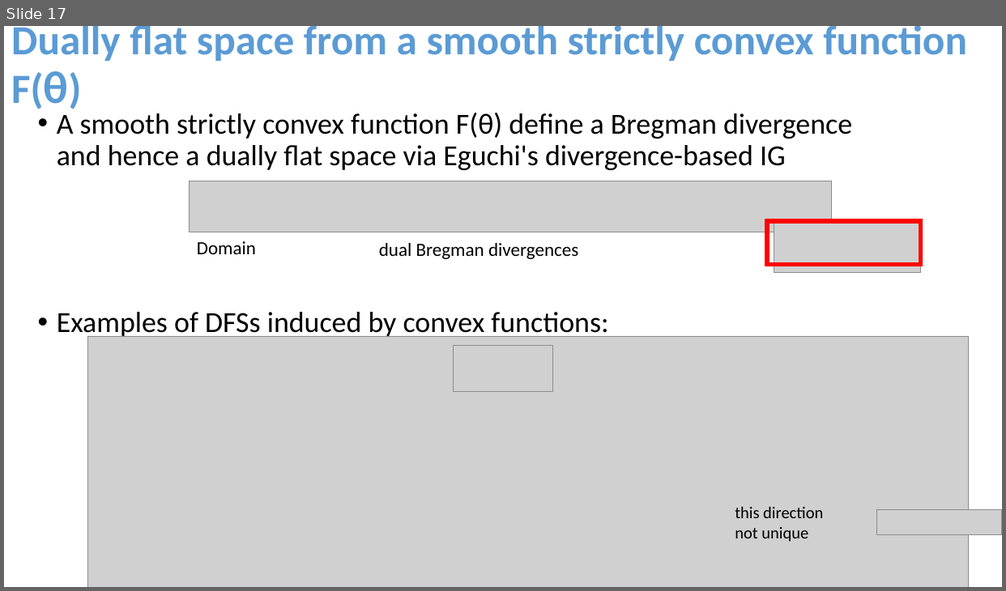
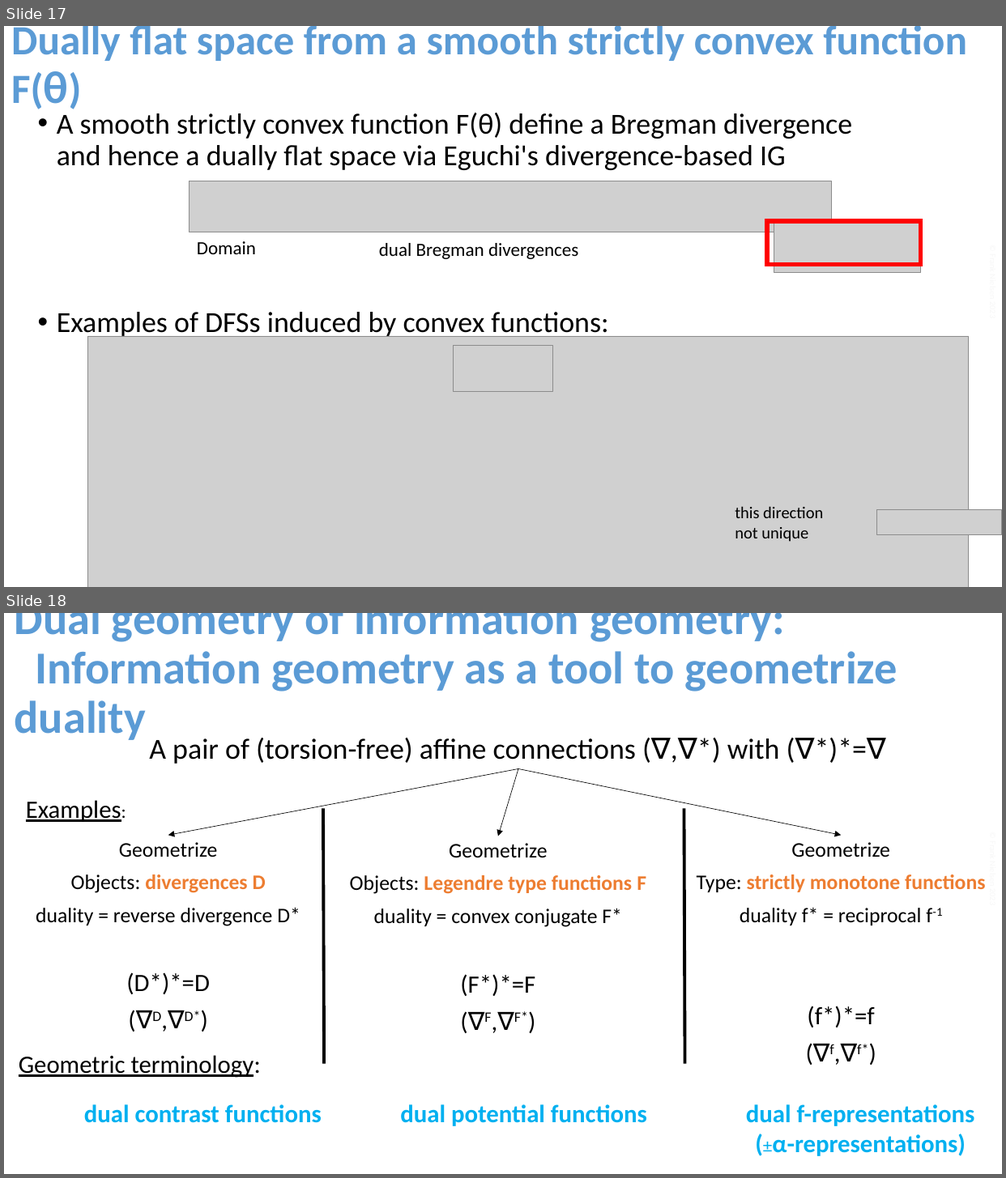
Before and after one commit to FrankNielsen/FrankNielsen.github.io, a slide deck: PPTX/DualGeometryIG-Short.pptx. Shown one above the other, each under a label of ours: slide 17 before the commit, slides 17 and 18 after it. The pictures are 1006x591 and 1006x1178 pixels, drawn with LibreOffice and Linux fonts; fonts in the diff are those of the drawing; grey boxes stand for pictures. Boxes give left, top, right and bottom in pixels: in the first picture for what was removed or moved away, otherwise in the second. Text is boxed around its words. In the diff, an @@ line names an element or a change of style, - is before the commit and + after.

```diff
--- a/PPTX/DualGeometryIG-Short.pptx
+++ b/PPTX/DualGeometryIG-Short.pptx
@@ slide 18 added at <box>4,613,1002,1174</box>, background #FFFFFF @@
@@ title added at <box>15,613,897,740</box>, 44 pt, text #5B9BD5, bold @@
+Dual geometry of information geometry:
+Information geometry as a tool to geometrize duality
@@ text added at <box>149,738,780,764</box>, 28 pt, text #000000 @@
+A pair of (torsion-free) affine connections (∇,∇*) with (∇*)*=∇
@@ arrow added from (518, 769) to (168, 835), #000000 0.5 pt @@
@@ arrow added from (518, 769) to (498, 836), #000000 0.5 pt @@
@@ arrow added from (518, 769) to (841, 835), #000000 0.5 pt @@
@@ text added at <box>26,800,121,822</box>, 24 pt, text #000000, underline @@
+Examples:
@@ line added from (323, 808) to (325, 1063), #000000 3 pt @@
@@ line added from (684, 808) to (685, 1063), #000000 3 pt @@
@@ text added at <box>350,843,646,1022</box>, 20 pt, text #000000 @@
+Geometrize
+Objects: Legendre type functions F
+duality = convex conjugate F*
+(F*)*=F
+(∇F,∇F*)
@@ text added at <box>697,842,985,1054</box>, 20 pt, text #000000 @@
+Geometrize
+Type: strictly monotone functions
+duality f* = reciprocal f-1
+(f*)*=f
+(∇f,∇f*)
@@ text added at <box>36,875,300,1021</box>, 20 pt, text #000000 @@
+Geometrize
+Objects: divergences D
+duality = reverse divergence D*
+(D*)*=D
+(∇D,∇D*)
@@ text added at <box>19,1055,261,1078</box>, 24 pt, text #000000, underline @@
+Geometric terminology:
@@ text added at <box>84,1105,322,1123</box>, 24 pt, text #00B0F0, bold @@
+dual contrast functions
@@ text added at <box>400,1105,647,1127</box>, 24 pt, text #00B0F0, bold @@
+dual potential functions
@@ text added at <box>746,1105,975,1157</box>, 24 pt, text #00B0F0, bold @@
+dual f-representations
+(±α-representations)
```
Also in this commit, not shown: 16 other slides changed, 18 other files.
